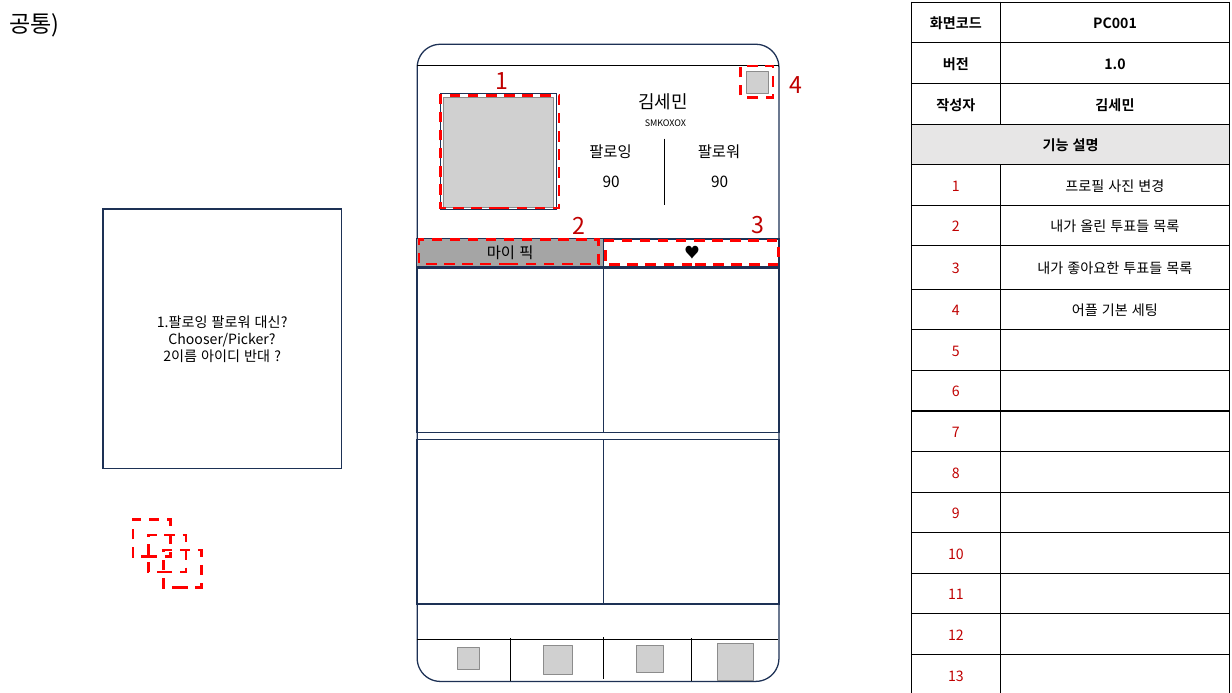
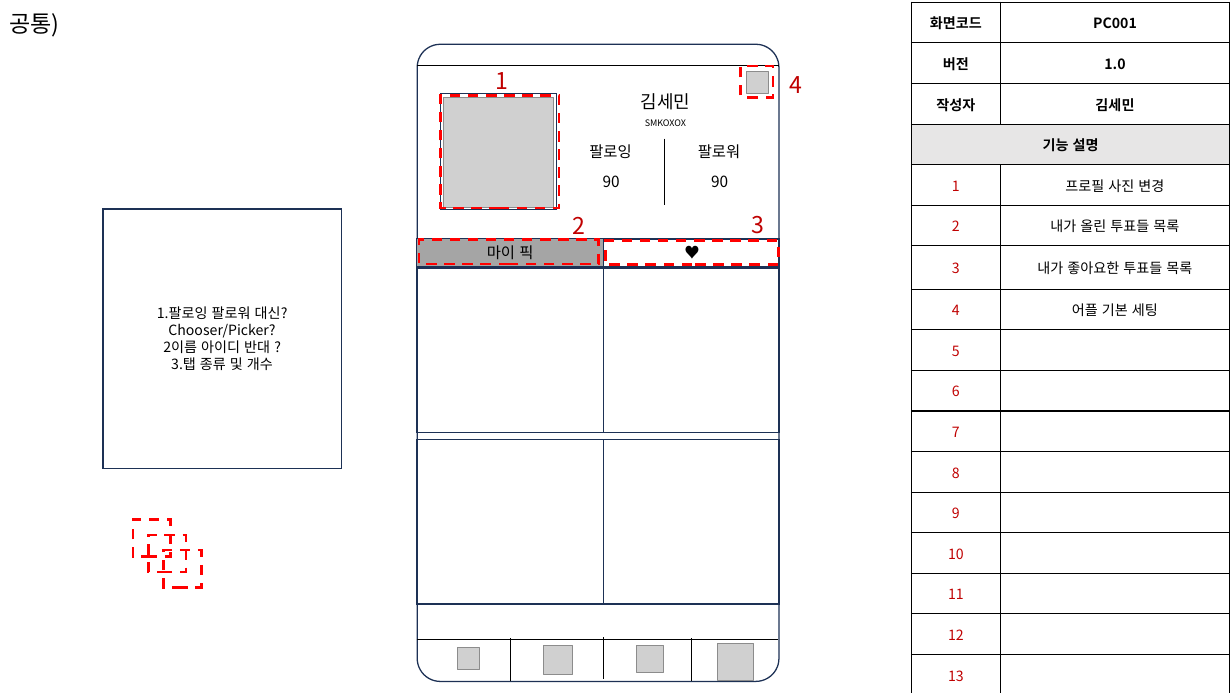
Before and after one commit to H-EH7/picker, a slide deck: slide 3 of 1. Documents/설계/골라말아 화면설계서_v1.0.pptm. Drawn at 1232x693 pixels with LibreOffice and Linux fonts; fonts in the diff are those of the drawing; grey boxes stand for pictures. Boxes give left, top, right and bottom in pixels: in the first picture for what was removed or moved away, otherwise in the second. Text is boxed around its words. In the diff, an @@ line names an element or a change of style, - is before the commit and + after.

```diff
--- a/1. Documents/설계/골라말아 화면설계서_v1.0.pptm
+++ b/1. Documents/설계/골라말아 화면설계서_v1.0.pptm
@@ text in rectangle at box(171, 357, 273, 370): paragraph added @@
+3.탭 종류 및 개수
```
Also in this commit, not shown: 3 other slides changed, 1 slide added.
